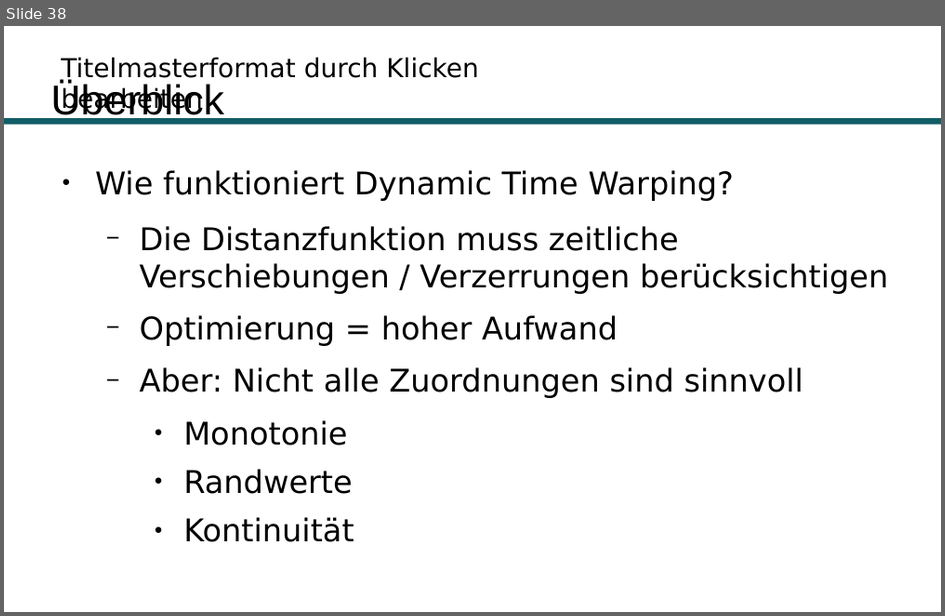
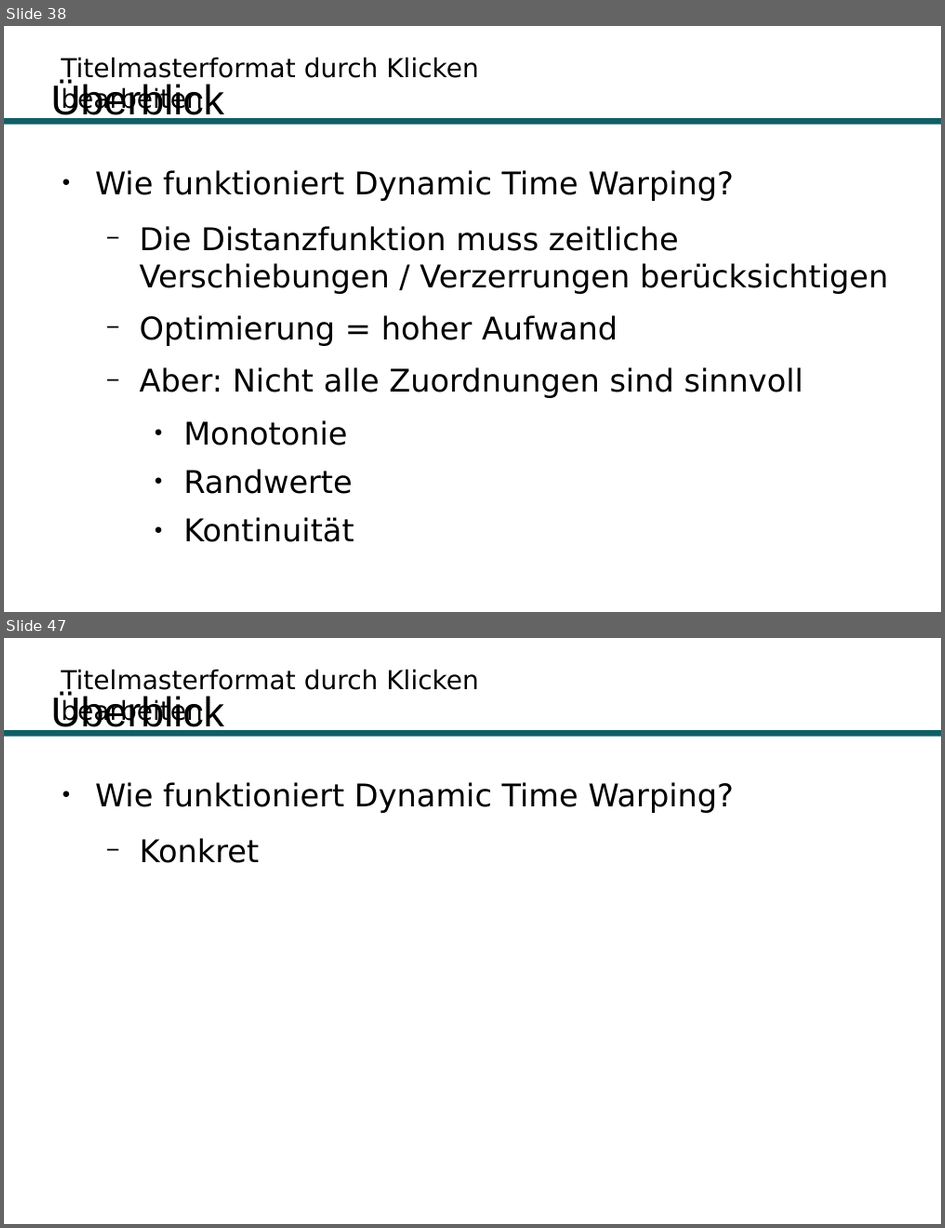
Before and after one commit to Hirnschwamm/DTW, a slide deck: Präsentation.odp. Shown one above the other, each under a label of ours: slide 38 before the commit, slides 38 and 47 after it; the slides between them are not shown. The pictures are 945x616 and 945x1228 pixels, drawn with LibreOffice and Linux fonts; fonts in the diff are those of the drawing; background and template pictures are left out. Boxes give left, top, right and bottom in pixels: in the first picture for what was removed or moved away, otherwise in the second. Text is boxed around its words. In the diff, an @@ line names an element or a change of style, - is before the commit and + after.

```diff
--- a/Präsentation.odp
+++ b/Präsentation.odp
@@ slide 47 added at box(4, 638, 941, 1224), background #FFFFFF; not listed: 2 template elements that a slide beside it also shows @@
@@ title added at box(50, 694, 224, 735), 32 pt, text #000000 @@
+Überblick
@@ text added at box(95, 782, 735, 863), 24 pt, text #000000 @@
+● Wie funktioniert Dynamic Time Warping?
+  − Konkret
```
Also in this commit, not shown: 1 slide changed, 12 other slides added.
